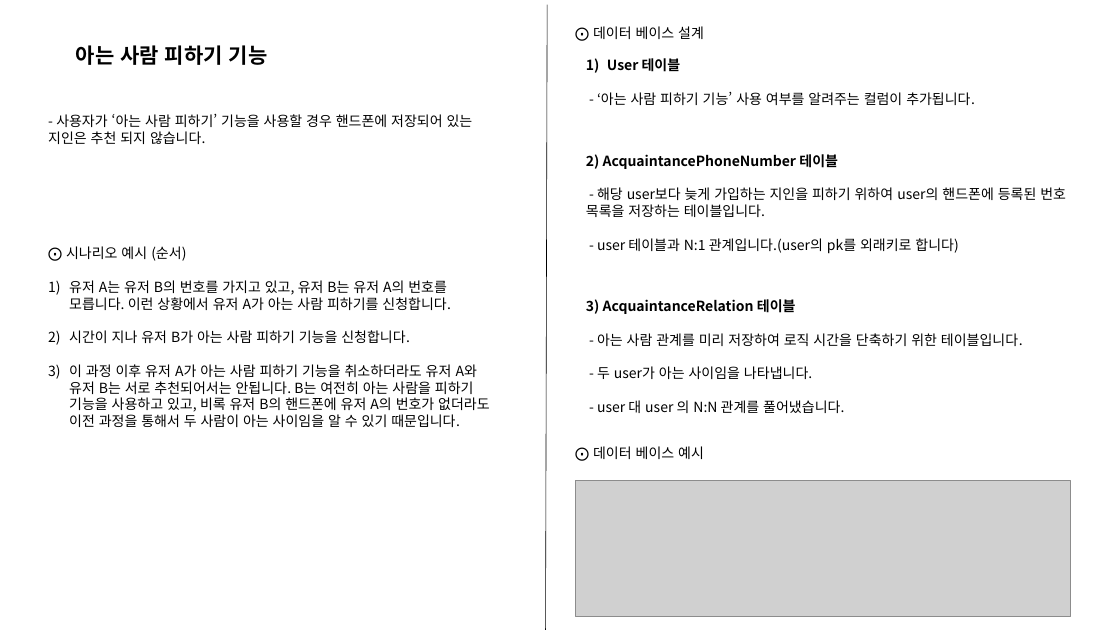
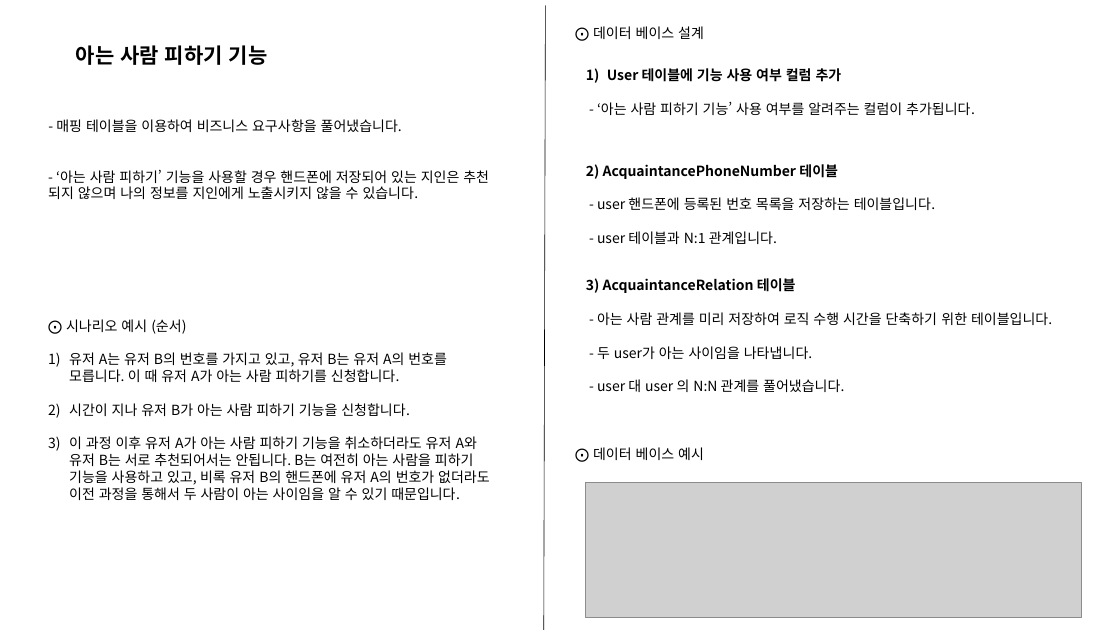
Before and after one commit to ohjinhokor/PortFolio, a slide deck: slide 4 of 오진호 포트폴리오.pptx. Drawn at 1120x630 pixels with LibreOffice and Linux fonts; fonts in the diff are those of the drawing; grey boxes stand for pictures; background and template pictures are left out. Boxes give left, top, right and bottom in pixels: in the first picture for what was removed or moved away, otherwise in the second. Text is boxed around its words. In the diff, an @@ line names an element or a change of style, - is before the commit and + after.

```diff
--- a/오진호 포트폴리오.pptx
+++ b/오진호 포트폴리오.pptx
@@ text "User 테이블에 기능 사용 여부 ...": place and size @@
-text "User 테이블에 기능 사용 여부 ..." at (586,58,1066,413)
+text "User 테이블에 기능 사용 여부 ..." at (586,68,1052,392)
@@ text at (607,68,842,82): text changed @@
-1) User 테이블
+1) User 테이블에 기능 사용 여부 컬럼 추가
@@ text added at (56,119,402,132), 12 pt, text #000000 @@
+- 매핑 테이블을 이용하여 비즈니스 요구사항을 풀어냈습니다.
@@ text at (48,170,489,199): text changed @@
-- 사용자가 ‘아는 사람 피하기’ 기능을 사용할 경우 핸드폰에 저장되어 있는 지인은 추천 되지 않습니다.
+- ‘아는 사람 피하기’ 기능을 사용할 경우 핸드폰에 저장되어 있는 지인은 추천 되지 않으며 나의 정보를 지인에게 노출시키지 않을 수 있습니다.
@@ text at (597,197,935,244): text changed @@
-- 해당 user보다 늦게 가입하는 지인을 피하기 위하여 user의 핸드폰에 등록된 번호 목록을 저장하는 테이블입니다.
-- user 테이블과 N:1 관계입니다.(user의 pk를 외래키로 합니다)
+- user 핸드폰에 등록된 번호 목록을 저장하는 테이블입니다.
+- user 테이블과 N:1 관계입니다.
@@ text "⨀ 시나리오 예시 (순서)": place and size @@
-text "⨀ 시나리오 예시 (순서)" at (66,246,489,427)
+text "⨀ 시나리오 예시 (순서)" at (66,319,489,500)
@@ text at (597,312,1052,325): text changed @@
-- 아는 사람 관계를 미리 저장하여 로직 시간을 단축하기 위한 테이블입니다.
+- 아는 사람 관계를 미리 저장하여 로직 수행 시간을 단축하기 위한 테이블입니다.
@@ text at (69,352,447,382): text changed @@
-1) 유저 A는 유저 B의 번호를 가지고 있고, 유저 B는 유저 A의 번호를 모릅니다. 이런 상황에서 유저 A가 아는 사람 피하기를 신청합니다.
+1) 유저 A는 유저 B의 번호를 가지고 있고, 유저 B는 유저 A의 번호를 모릅니다. 이 때 유저 A가 아는 사람 피하기를 신청합니다.
@@ picture: place and size @@
-picture at (576,481,1070,617)
+picture at (586,482,1081,618)
```
Also in this commit, not shown: 4 other slides changed, 6 slides added, 2 slides removed, 4 other files.
